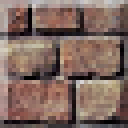
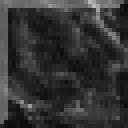
Before/after of a 128 x 128 layered artwork. What changed in the layer stack:
hid "Новый слой#3" over [0, 0, 128, 128]
added layer "Копия Фон" above "Фон" over [0, 0, 128, 128]
